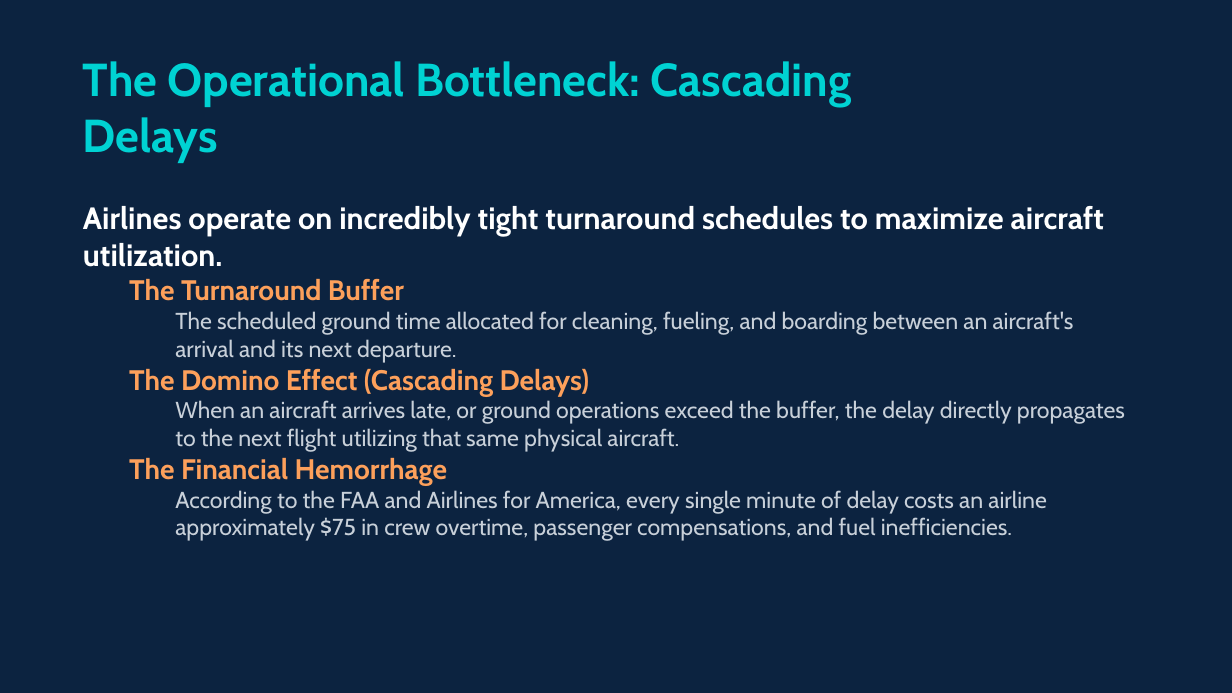
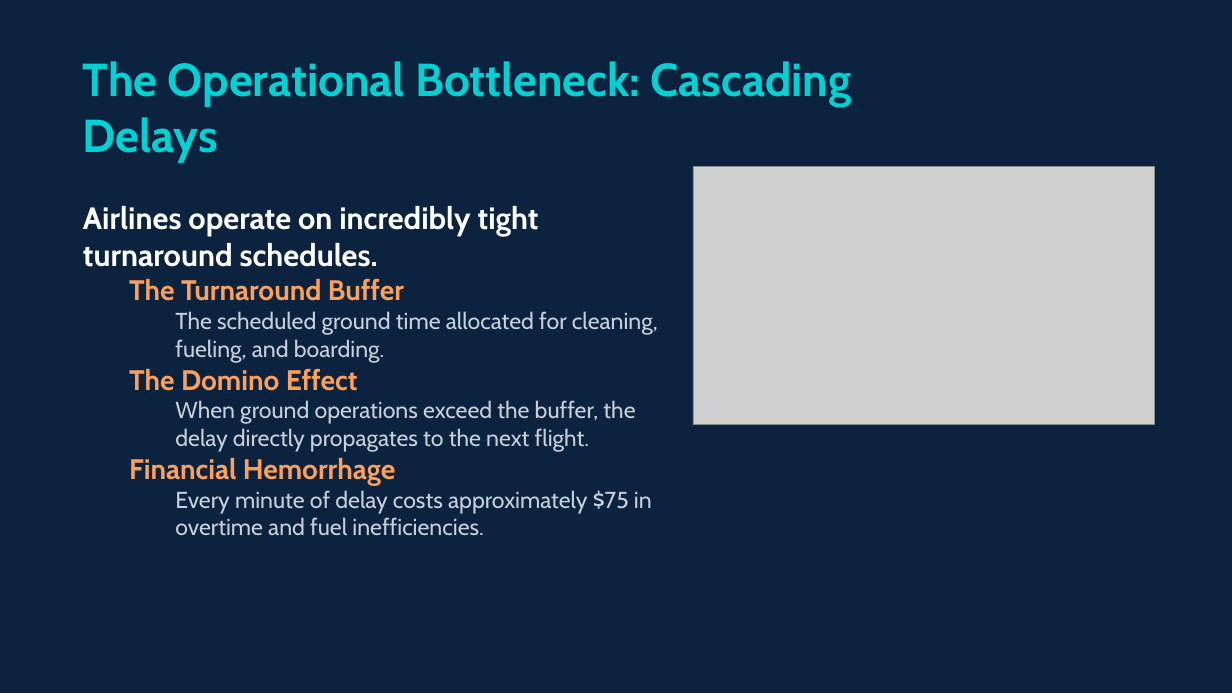
Before and after one commit to shreshth-nanda83/Turnaround-Optimization-Model, a slide deck: slide 2 of Workflow_Presentation.pptx. Drawn at 1232x693 pixels with LibreOffice and Linux fonts; fonts in the diff are those of the drawing; grey boxes stand for pictures. Boxes give left, top, right and bottom in pixels: in the first picture for what was removed or moved away, otherwise in the second. Text is boxed around its words. In the diff, an @@ line names an element or a change of style, - is before the commit and + after.

Commit message:
design: Redesign PPTX with visual assets, background images, and rich layouts

```diff
--- a/Workflow_Presentation.pptx
+++ b/Workflow_Presentation.pptx
@@ picture added at box(693, 166, 1155, 424) @@
@@ text at box(83, 206, 539, 267): text changed @@
-Airlines operate on incredibly tight turnaround schedules to maximize aircraft utilization.
+Airlines operate on incredibly tight turnaround schedules.
@@ text at box(129, 311, 658, 536): text changed @@
-    The scheduled ground time allocated for cleaning, fueling, and boarding between an aircraft's arrival and its next departure.
-  The Domino Effect (Cascading Delays)
-    When an aircraft arrives late, or ground operations exceed the buffer, the delay directly propagates to the next flight utilizing that same physical aircraft.
-  The Financial Hemorrhage
-    According to the FAA and Airlines for America, every single minute of delay costs an airline approximately $75 in crew overtime, passenger compensations, and fuel inefficiencies.
+    The scheduled ground time allocated for cleaning, fueling, and boarding.
+  The Domino Effect
+    When ground operations exceed the buffer, the delay directly propagates to the next flight.
+  Financial Hemorrhage
+    Every minute of delay costs approximately $75 in overtime and fuel inefficiencies.
```
Also in this commit, not shown: 5 other slides changed, 3 other files.
